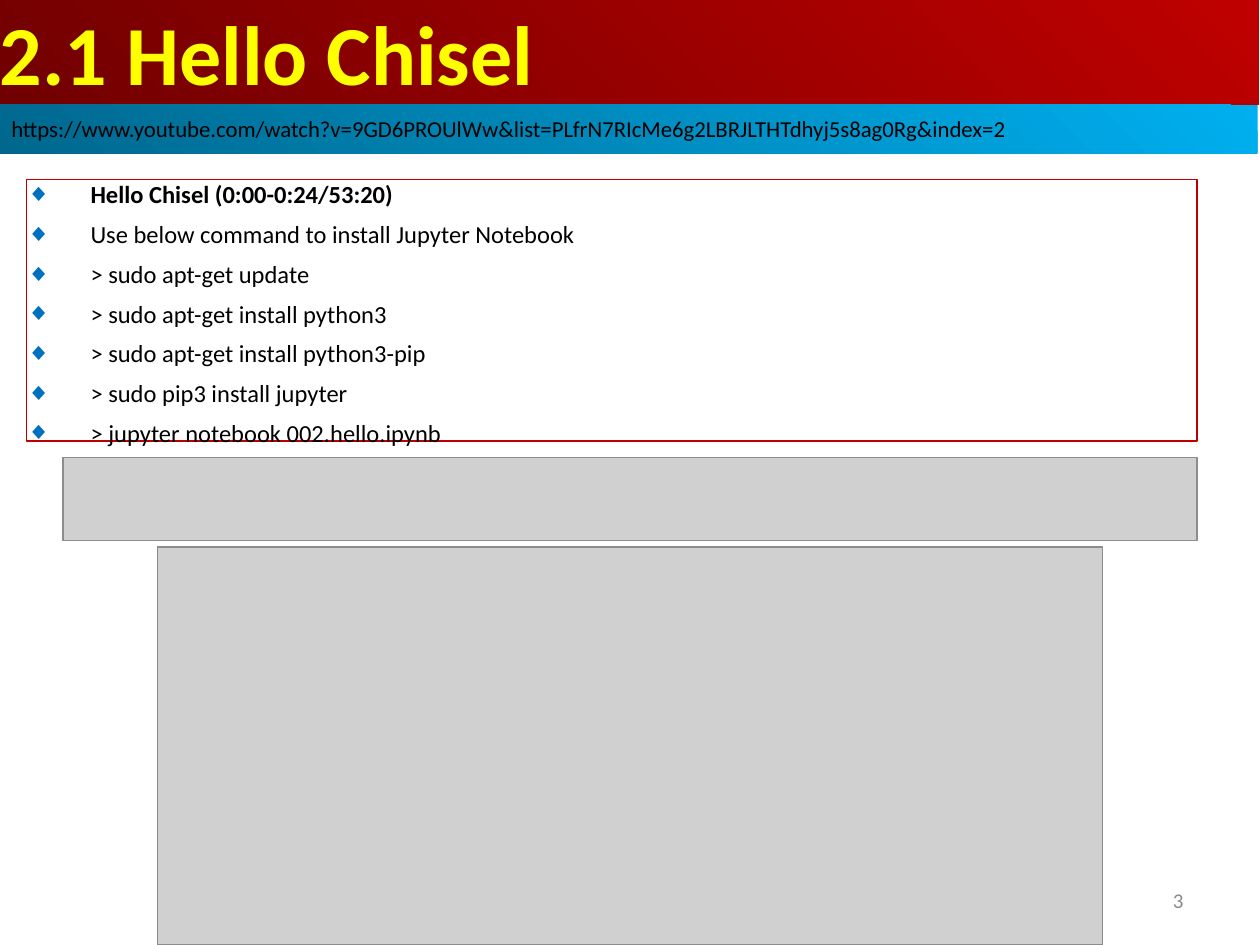
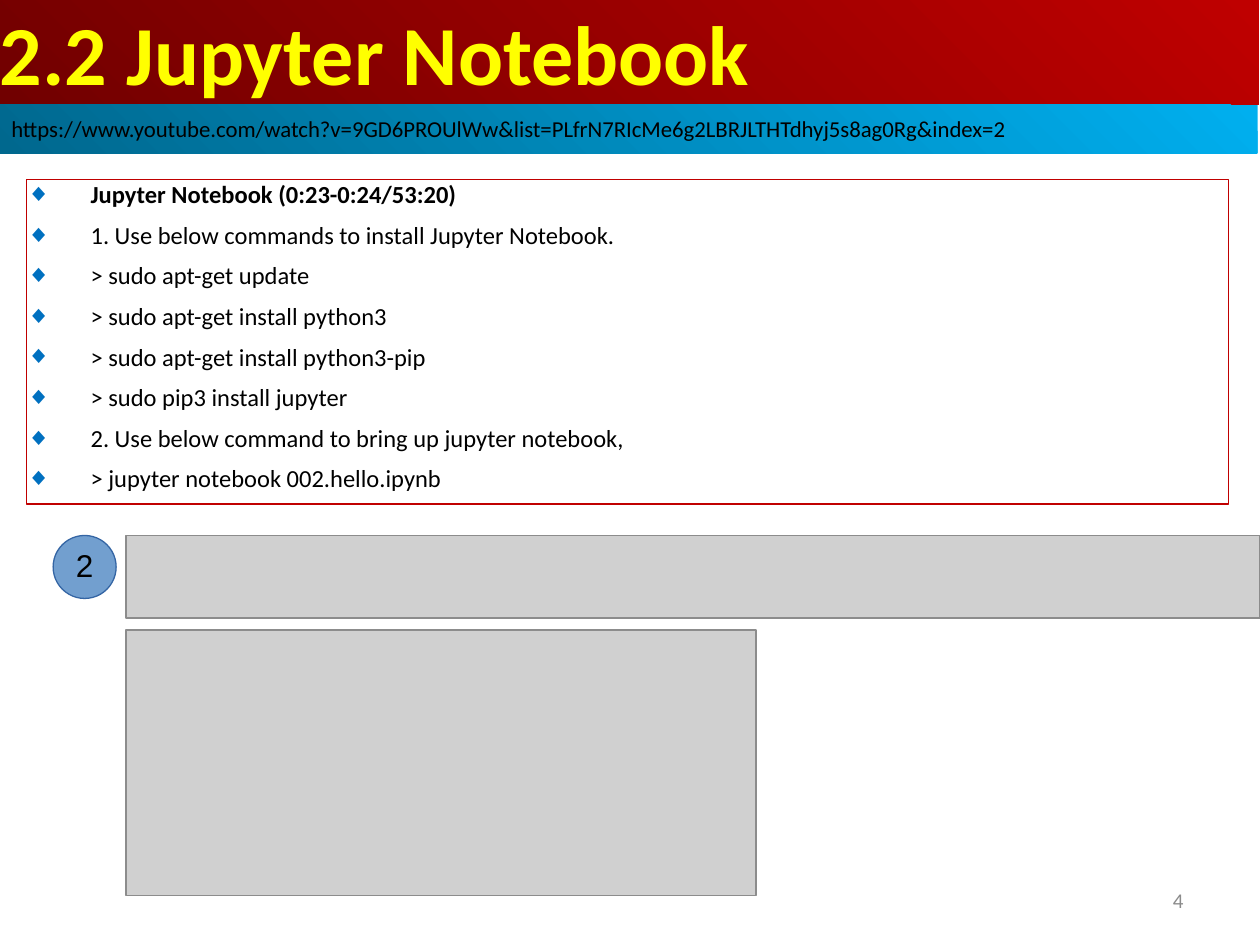
Before and after one commit to peterhchen/AIU_CS800_Chisel, a slide deck: slide 4 of 100_Chisel_HW_Design/002_HelloChisel/000_Video/001.01_10_Hello.ppt (slide 3 before the commit). Drawn at 1260x945 pixels with LibreOffice and Linux fonts; fonts in the diff are those of the drawing; grey boxes stand for pictures. Boxes give left, top, right and bottom in pixels: in the first picture for what was removed or moved away, otherwise in the second. Text is boxed around its words. In the diff, an @@ line names an element or a change of style, - is before the commit and + after.

```diff
--- a/100_Chisel_HW_Design/002_HelloChisel/000_Video/001.01_10_Hello.ppt
+++ b/100_Chisel_HW_Design/002_HelloChisel/000_Video/001.01_10_Hello.ppt
@@ text in rectangle at <box>0,26,749,105</box>: text changed @@
-2.1 Hello Chisel
+2.2 Jupyter Notebook
@@ rectangle "Jupyter Notebook (0:23-0:24/53:20)": place and size @@
-rectangle "Jupyter Notebook (0:23-0:24/53:20)" at <box>26,179,1197,441</box>
+rectangle "Jupyter Notebook (0:23-0:24/53:20)" at <box>26,179,1228,504</box>
@@ text in rectangle at <box>91,185,614,248</box>: text changed @@
-◆ Hello Chisel (0:00-0:24/53:20)
-◆ Use below command to install Jupyter Notebook
+◆ Jupyter Notebook (0:23-0:24/53:20)
+◆ 1. Use below commands to install Jupyter Notebook.
@@ text in rectangle at <box>91,430,624,452</box>: paragraph added @@
+◆ 2. Use below command to bring up jupyter notebook,
@@ ellipse added at <box>53,536,116,598</box>, fill #729FCF, outline #3465A4 0.74 pt, 18 pt, text #000000 @@
+2
@@ picture: place and size @@
-picture at <box>63,457,1197,541</box>
+picture at <box>126,536,1260,619</box>
@@ picture: place and size @@
-picture at <box>158,547,1102,945</box>
+picture at <box>126,630,756,896</box>
@@ page number at <box>1173,894,1184,908</box>: text changed @@
-3
+4
```
Also in this commit, not shown: 1 other slide changed, 17 slides added, 1 other file.
